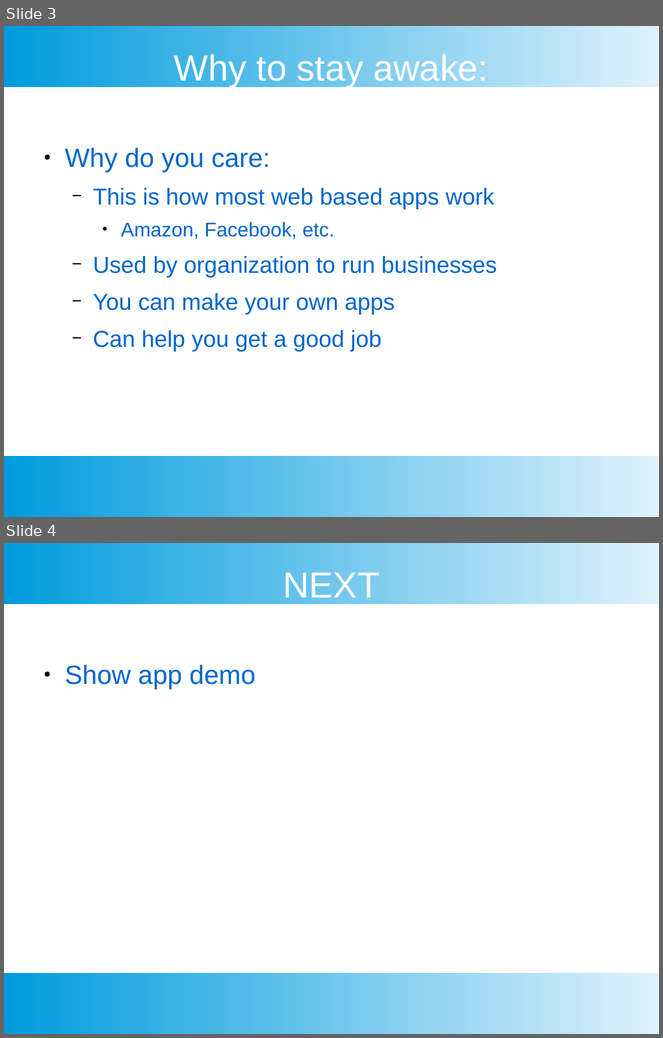
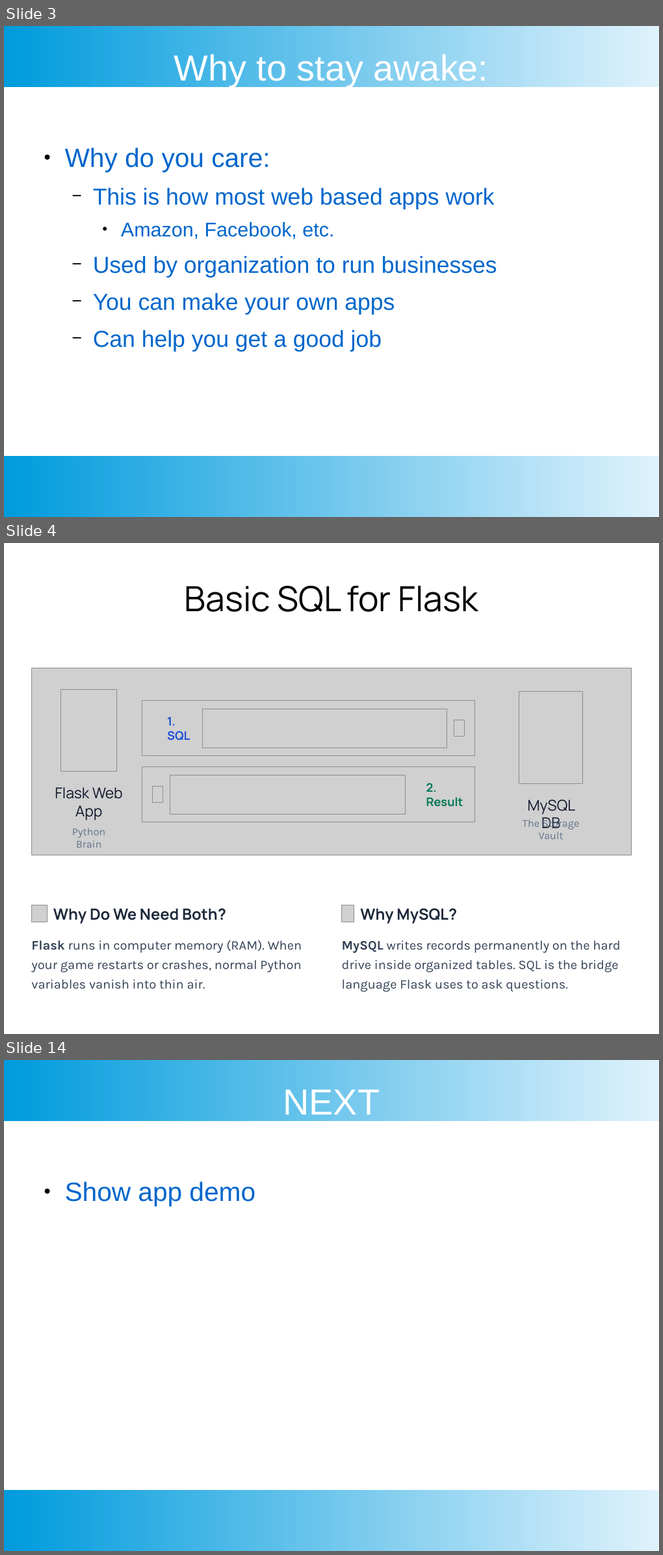
Before and after one commit to benjaminisi/EscapeRoomFlaskLesson, a slide deck: Documents/slides/4sql.odp. Shown one above the other, each under a label of ours: slides 3 and 4 before the commit, slides 3, 4 and 14 after it; the slides between them are not shown. The pictures are 663x1038 and 663x1555 pixels, drawn with LibreOffice and Linux fonts; fonts in the diff are those of the drawing; grey boxes stand for pictures; background and template pictures are left out. Boxes give left, top, right and bottom in pixels: in the first picture for what was removed or moved away, otherwise in the second. Text is boxed around its words. In the diff, an @@ line names an element or a change of style, - is before the commit and + after.

```diff
--- a/Documents/slides/4sql.odp
+++ b/Documents/slides/4sql.odp
@@ slide 4 added at <box>4,543,659,1034</box>, background picture (left out) @@
@@ text added at <box>185,585,478,612</box>, 42 pt, text #000000 @@
+Basic SQL for Flask
@@ picture added at <box>31,668,631,855</box> @@
@@ picture added at <box>61,690,118,772</box> @@
@@ picture added at <box>519,692,584,783</box> @@
@@ picture added at <box>142,700,475,756</box> @@
@@ text added at <box>167,717,190,741</box>, 14.3 pt, text #1D4ED8, bold @@
+1. SQL
@@ picture added at <box>203,709,447,748</box> @@
@@ picture added at <box>454,720,465,736</box> @@
@@ picture added at <box>142,767,475,823</box> @@
@@ picture added at <box>170,776,405,815</box> @@
@@ text added at <box>55,787,123,821</box>, 18 pt, text #0F172A @@
+Flask Web App
@@ picture added at <box>153,786,163,803</box> @@
@@ text added at <box>426,783,464,807</box>, 14.3 pt, text #047857, bold @@
+2. Result
@@ text added at <box>528,800,575,828</box>, 18 pt, text #0F172A @@
+MySQL DB
@@ text added at <box>72,828,105,848</box>, 12.8 pt, text #64748B @@
+Python Brain
@@ text added at <box>523,817,579,839</box>, 12.8 pt, text #64748B @@
+The Storage Vault
@@ picture added at <box>31,906,47,923</box> @@
@@ text added at <box>53,908,226,924</box>, 18.7 pt, text #1E293B, bold @@
+Why Do We Need Both?
@@ picture added at <box>342,906,354,923</box> @@
@@ text added at <box>360,908,457,924</box>, 18.7 pt, text #1E293B, bold @@
+Why MySQL?
@@ text added at <box>31,940,302,990</box>, 15.8 pt, text #334155 @@
+Flask runs in computer memory (RAM). When your game restarts or crashes, normal Python variables vanish into thin air.
@@ text added at <box>342,941,620,992</box>, 15.8 pt, text #334155 @@
+MySQL writes records permanently on the hard drive inside organized tables. SQL is the bridge language Flask uses to ask questions.
@@ what was slide 4 is now slide 14 @@
```
Also in this commit, not shown: 9 other slides added.
